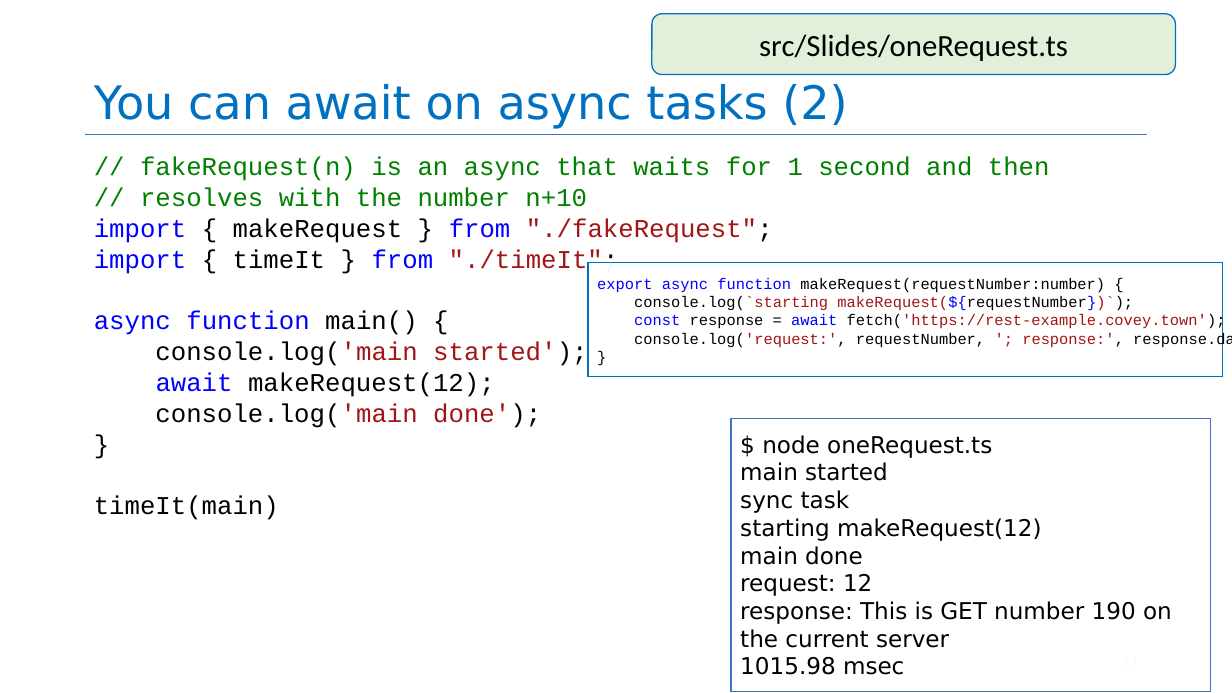
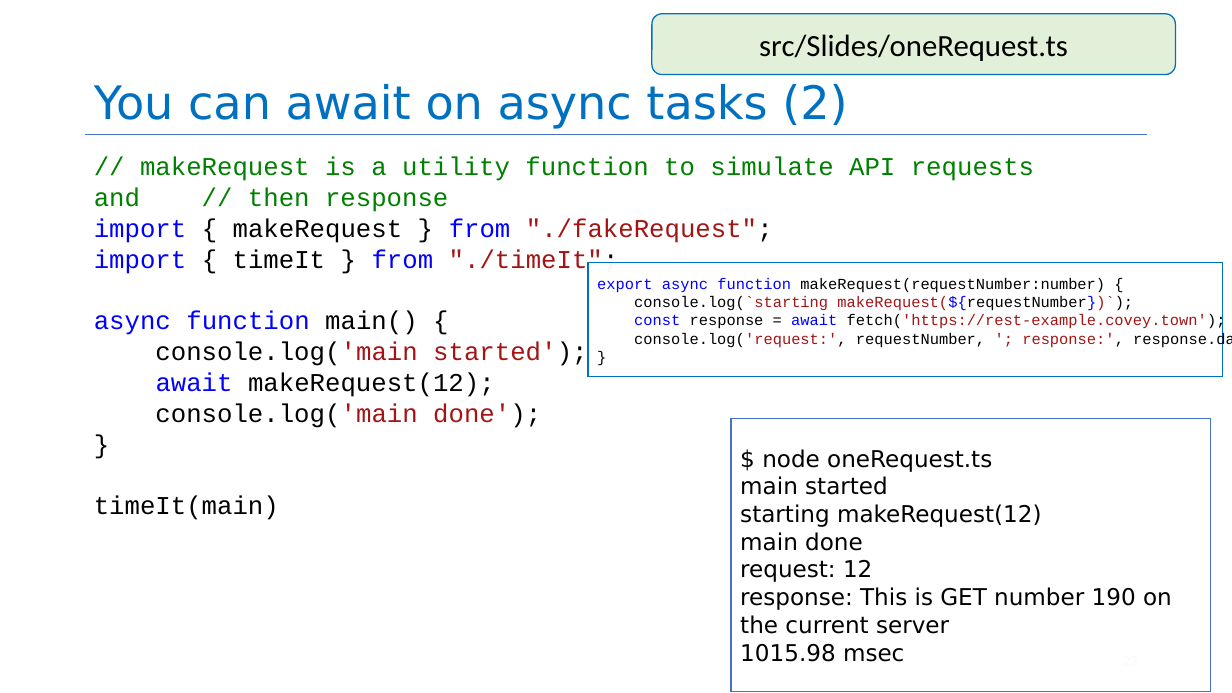
Before and after one commit to neu-se/CS4530-Summer-2026, a slide deck: slide 22 of Slides/Module 08 Concurrency Patterns in Typescript.pptx (slide 21 before the commit). Drawn at 1232x693 pixels with LibreOffice and Linux fonts; fonts in the diff are those of the drawing. Boxes give left, top, right and bottom in pixels: in the first picture for what was removed or moved away, otherwise in the second. Text is boxed around its words. In the diff, an @@ line names an element or a change of style, - is before the commit and + after.

Commit message:
tweaked async slides more

```diff
--- a/Slides/Module 08 Concurrency Patterns in Typescript.pptx
+++ b/Slides/Module 08 Concurrency Patterns in Typescript.pptx
@@ text at [94,156,1034,212]: text changed @@
-// fakeRequest(n) is an async that waits for 1 second and then
-// resolves with the number n+10
+// makeRequest is a utility function to simulate API requests and // then response
@@ text in rectangle at [740,490,850,513]: paragraph removed @@
-sync task
```
Also in this commit, not shown: 5 other slides changed, 1 slide added, 1 other file.
